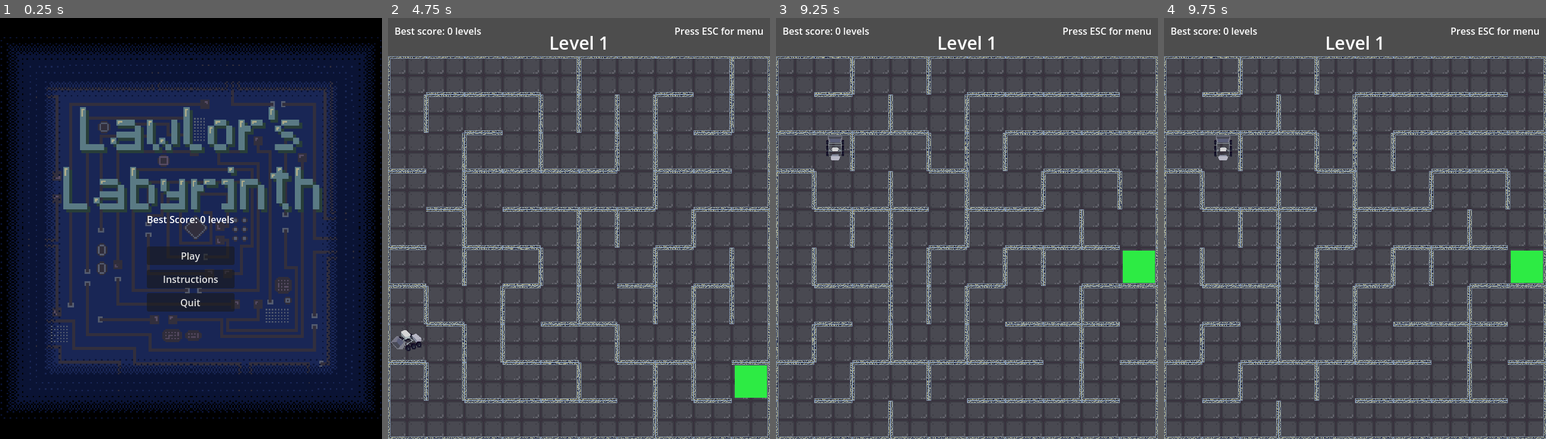
Above: before the commit, frames 1-4 (left to right).
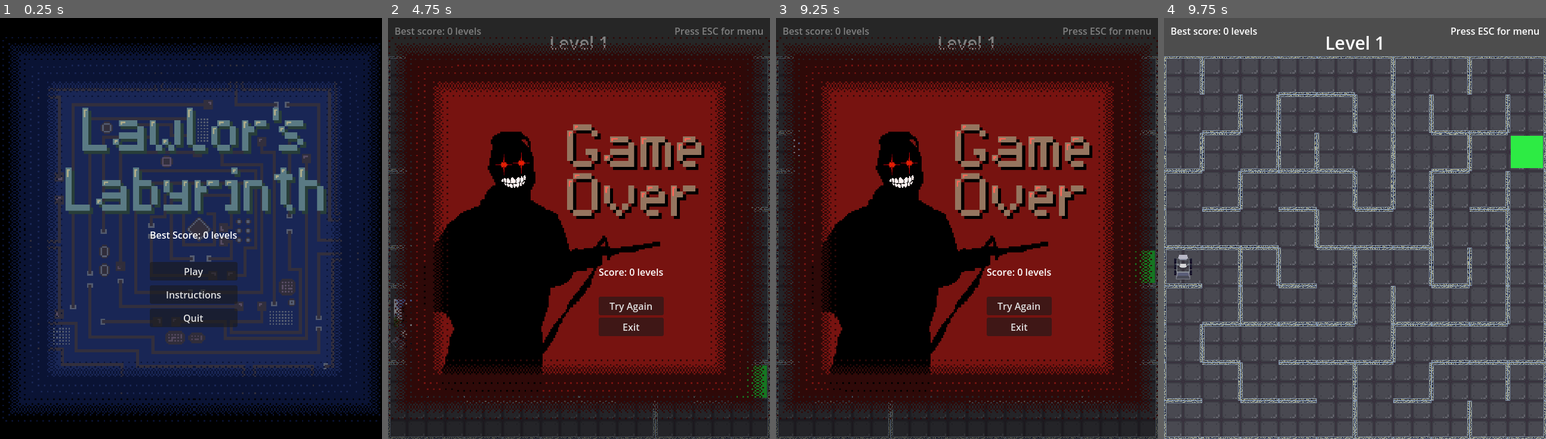
Above: after the commit, the same moments.

Repository: gkim14/CS471_LawlorsLabyrinth
Game: Godot game, scene res://scenes/StartScreen.tscn
The game is run twice, just before and just after one commit, with the same random seed, the same clock (stepped at 60 frames per second) and the same inputs.
Inputs (mouse positions are in pixels of both pictures, inside the frame that each line leads up to):
- Up to frame 1 (0.25 s): no input
- Up to frame 2 (4.75 s): click "Play" at 0.5 s; tap Enter at 1.25, 2.75, 4.25 s; hold D (right) 1.28-2.03 s; tap Space at 2, 3.5 s; hold S (down) 2.03-2.78 s; hold D (right) 2.78-3.53 s; hold W (up) 3.53-4.28 s; hold A (left) from 4.28 s (still down)
- Up to frame 3 (9.25 s): release A (left) at 5 s; click (1020, 304) at 5 s, where only the run after the commit has a clickable "Try Again"; click (1020, 304) at 5.75 s, where only the run before the commit has a clickable "Try Again"; tap Space at 6.5 s; hold A (left) 6.53-7.28 s; hold S (down) 7.28-8.03 s; hold D (right) 8.03-8.78 s; hold W (up) from 8.78 s (still down)
- Up to frame 4 (9.75 s): release W (up) at 9.5 s; click (1408, 304) at 9.5 s, where only the run after the commit has a clickable "Try Again"

The runs differ from the first frame. In frame 1, 30% of the frame differs, in the area x 0-100%, y 4-96%; in frame 2, 100%; in frame 3, 100%, in the area x 0-100%, y 0-100%; in frame 4, 13%.

Commit message:
edited difficulty scaling

Diff:
--- a/scenes/GameOver.tscn
+++ b/scenes/GameOver.tscn
@@ -35,9 +35,8 @@
 offset_top = 32.0
 offset_right = 15.67981
 offset_bottom = 32.12793
-scale = Vector2(0.46403906, 0.46403906)
+scale = Vector2(0.31997964, 0.31997964)
 texture = ExtResource("2_qae0b")
-expand_mode = 2
 
 [node name="CenterContainer" type="CenterContainer" parent="."]
 layout_mode = 1
--- a/scenes/StartScreen.tscn
+++ b/scenes/StartScreen.tscn
@@ -30,10 +30,13 @@
 anchors_preset = -1
 anchor_right = 2.0670002
 anchor_bottom = 1.9530001
+offset_left = 3.0
 offset_top = 32.0
-offset_right = 15.67981
-offset_bottom = 32.12793
-scale = Vector2(0.46480444, 0.46480444)
+offset_right = 58.285645
+offset_bottom = 35.253662
+grow_horizontal = 2
+grow_vertical = 2
+scale = Vector2(0.46729723, 0.4672851)
 texture = ExtResource("2_pswtb")
 expand_mode = 2
 
@@ -42,8 +45,10 @@
 anchors_preset = 15
 anchor_right = 1.0
 anchor_bottom = 1.0
-offset_top = 152.0
-offset_bottom = -40.0
+offset_left = 5.0
+offset_top = 178.0
+offset_right = 5.0
+offset_bottom = -14.0
 grow_horizontal = 2
 grow_vertical = 2
 
--- a/scripts/maze_addon.gd
+++ b/scripts/maze_addon.gd
@@ -10,7 +10,7 @@
 var width = 15 # width of map (in tiles)
 var height = 15 # height of map (in tiles)
 
-var seconds = 5
+var seconds = 4.0
 
 var rng = RandomNumberGenerator.new()
 
@@ -20,8 +20,8 @@
 # Called when the node enters the scene tree for the first time.
 func _ready():
 	await main.updated
-	@warning_ignore("integer_division")
-	seconds += Global.level_count/5
+	if Global.level_count%5 == 0:
+		seconds += 0.5
 	add_player()
 	add_exit()
 	emit_signal("ready")
